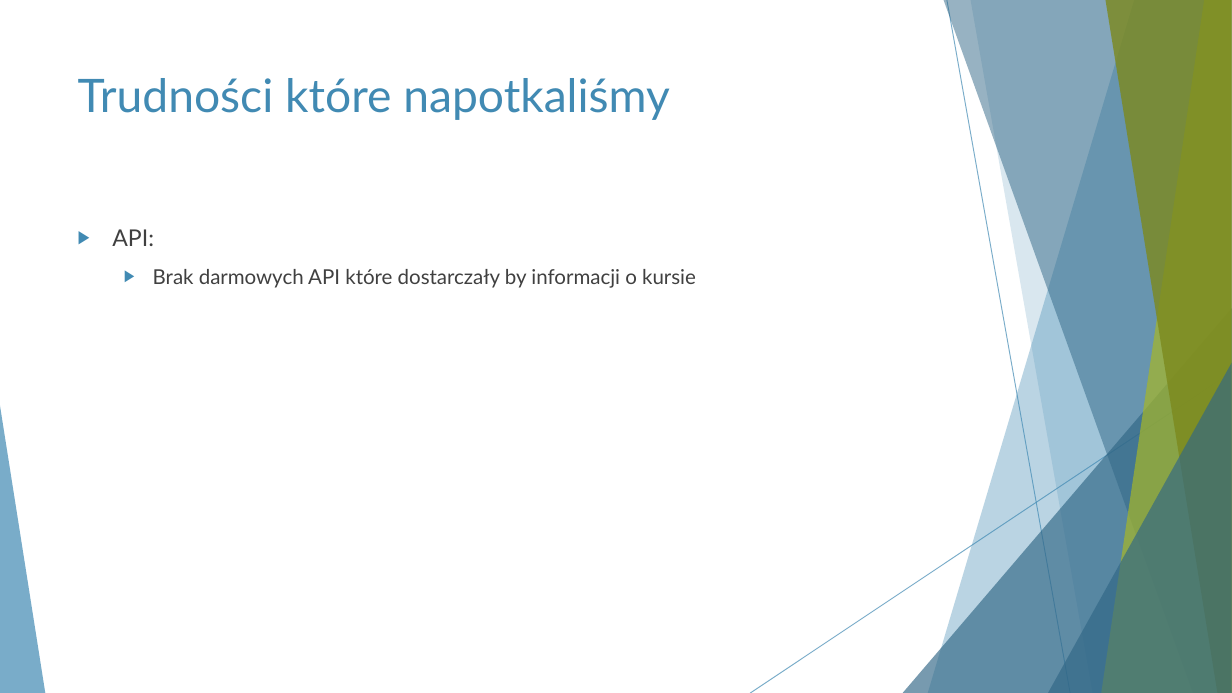
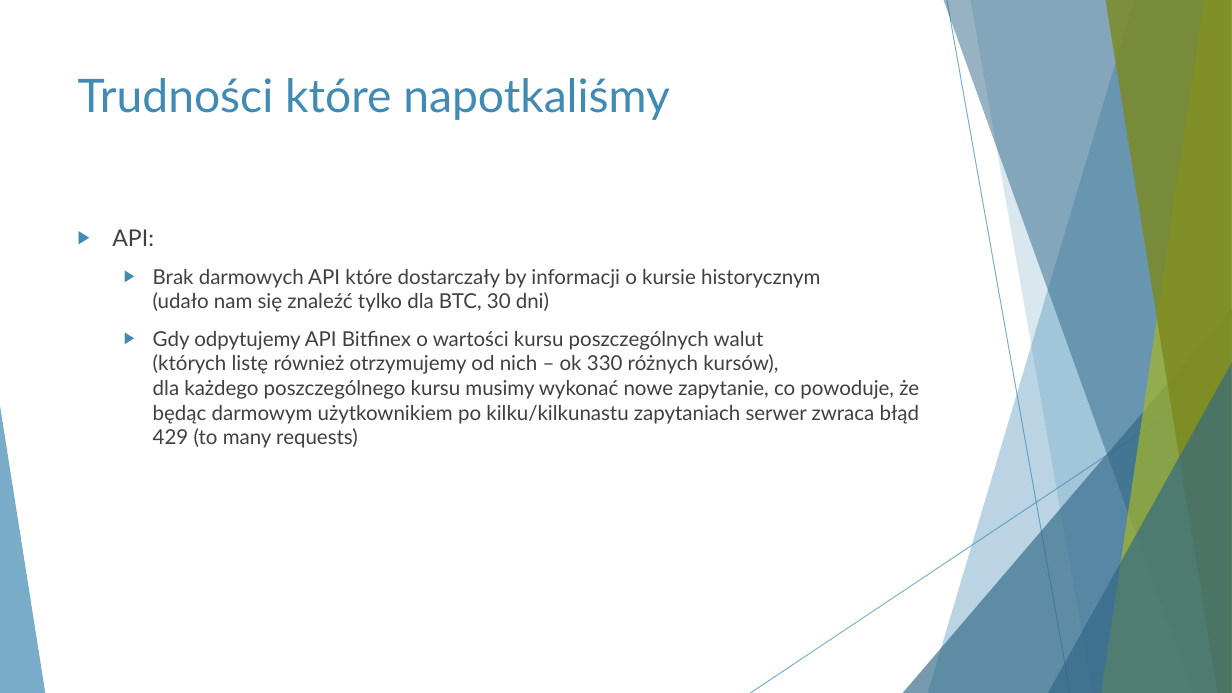
Before and after one commit to dawmon/waluty-elektroniczne, a slide deck: slide 3 of prezentacja/wymiona walut.pptx. Drawn at 1232x693 pixels with LibreOffice and Linux fonts; fonts in the diff are those of the drawing. Boxes give left, top, right and bottom in pixels: in the first picture for what was removed or moved away, otherwise in the second. Text is boxed around its words. In the diff, an @@ line names an element or a change of style, - is before the commit and + after.

```diff
--- a/prezentacja/wymiona walut.pptx
+++ b/prezentacja/wymiona walut.pptx
@@ text at [153,269,919,448]: text changed @@
-  ▶ Brak darmowych API które dostarczały by informacji o kursie
+  ▶ Brak darmowych API które dostarczały by informacji o kursie historycznym
+    (udało nam się znaleźć tylko dla BTC, 30 dni)
+  ▶ Gdy odpytujemy API Bitfinex o wartości kursu poszczególnych walut
+    (których listę również otrzymujemy od nich – ok 330 różnych kursów),
+    dla każdego poszczególnego kursu musimy wykonać nowe zapytanie, co powoduje, że będąc darmowym użytkownikiem po kilku/kilkunastu zapytaniach serwer zwraca błąd 429 (to many requests)
```
Also in this commit, not shown: 1 other slide changed, 2 slides added, 1 slide removed.
